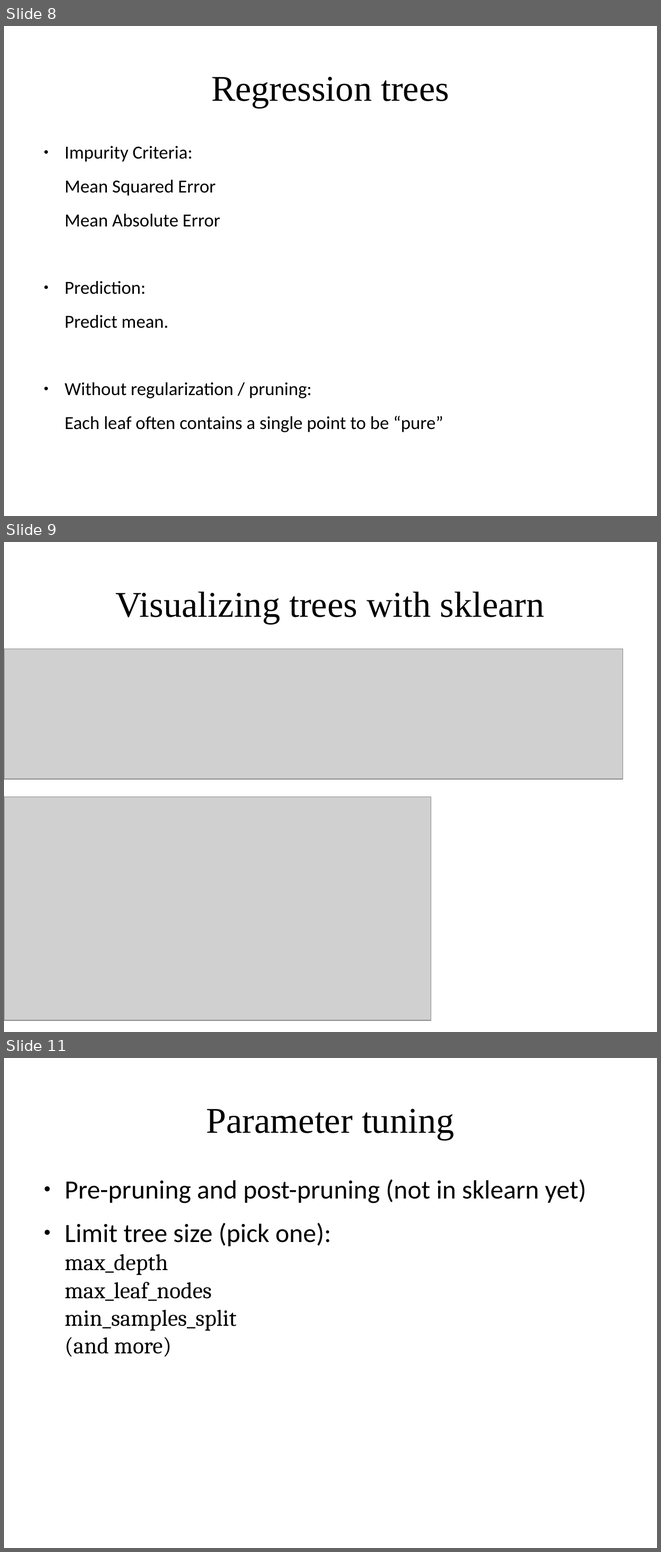
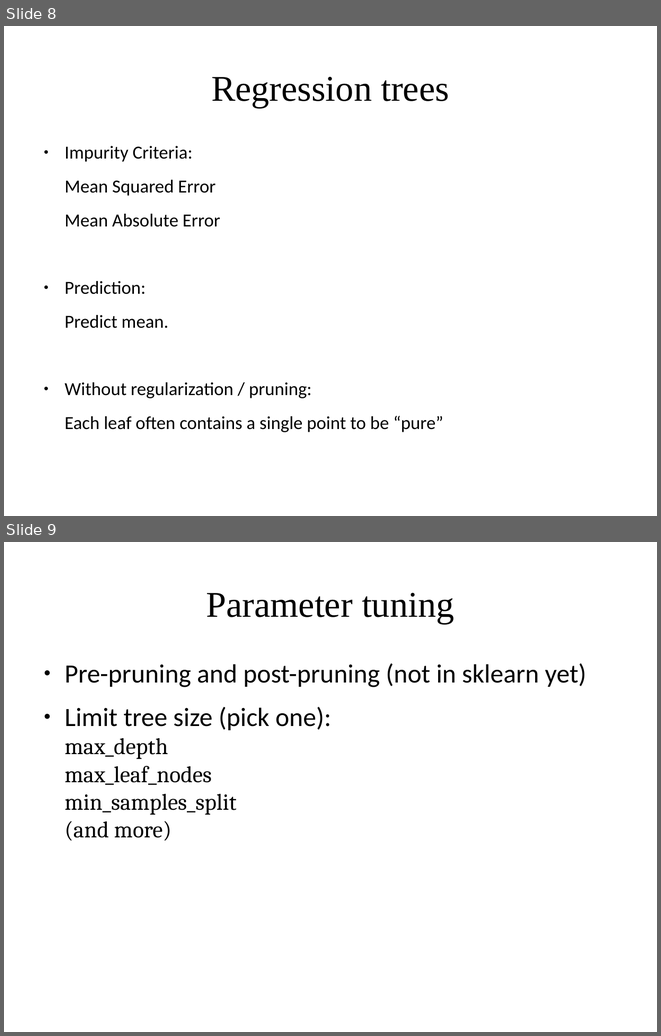
Before and after one commit to DS-BootCamp-DSI-Columbia/AY2017-2018-Winter-Collaboratory, a slide deck: Bootcamp-materials/slides/day3-trees-and-forests.odp. Shown one above the other, each under a label of ours: slides 8, 9 and 11 before the commit, slides 8 and 9 after it; the slides between them are not shown. The pictures are 661x1552 and 661x1036 pixels, drawn with LibreOffice and Linux fonts; fonts in the diff are those of the drawing; grey boxes stand for pictures. Boxes give left, top, right and bottom in pixels: in the first picture for what was removed or moved away, otherwise in the second. Text is boxed around its words. In the diff, an @@ line names an element or a change of style, - is before the commit and + after.

```diff
--- a/Bootcamp-materials/slides/day3-trees-and-forests.odp
+++ b/Bootcamp-materials/slides/day3-trees-and-forests.odp
@@ slide 9 removed at (4, 542, 657, 1032), background #FFFFFF @@
@@ title removed at (116, 591, 545, 624) @@
-Visualizing trees with sklearn
@@ picture removed at (4, 649, 623, 779) @@
@@ picture removed at (4, 797, 431, 1020) @@
@@ what was slide 11 is now slide 9 @@
```
Also in this commit, not shown: 1 other slide removed, 3 other files.
